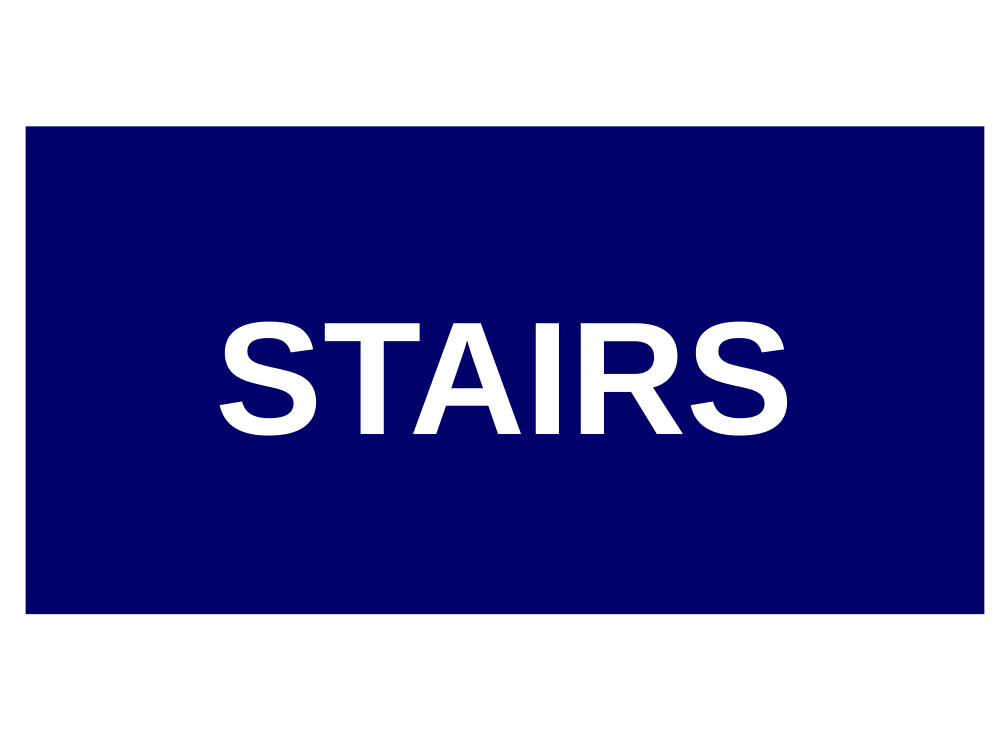
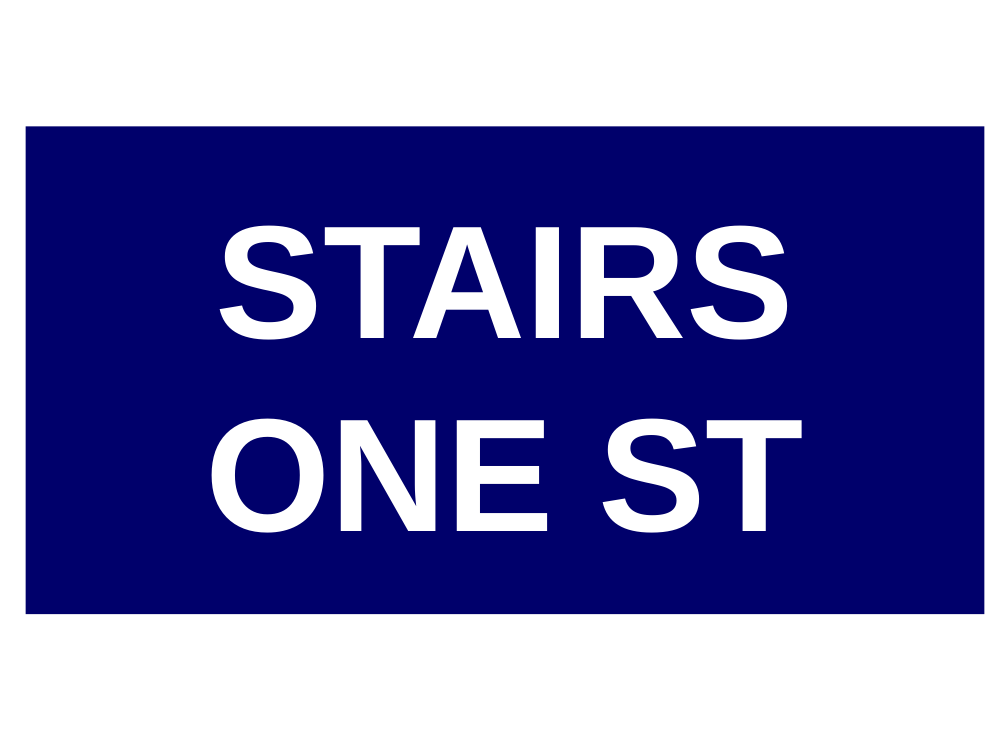
Before and after one commit to easyNav/easyNav-gears2, a slide deck: slide 30 of Cruncher/blue.pptx (slide 1 before the commit). Drawn at 1008x756 pixels with LibreOffice and Linux fonts; fonts in the diff are those of the drawing. Boxes give left, top, right and bottom in pixels: in the first picture for what was removed or moved away, otherwise in the second. Text is boxed around its words. In the diff, an @@ line names an element or a change of style, - is before the commit and + after.

```diff
--- a/Cruncher/blue.pptx
+++ b/Cruncher/blue.pptx
@@ text in rectangle at box(205, 418, 804, 533): paragraph added @@
+ONE ST
```
Also in this commit, not shown: 32 slides added, 9 other files.
